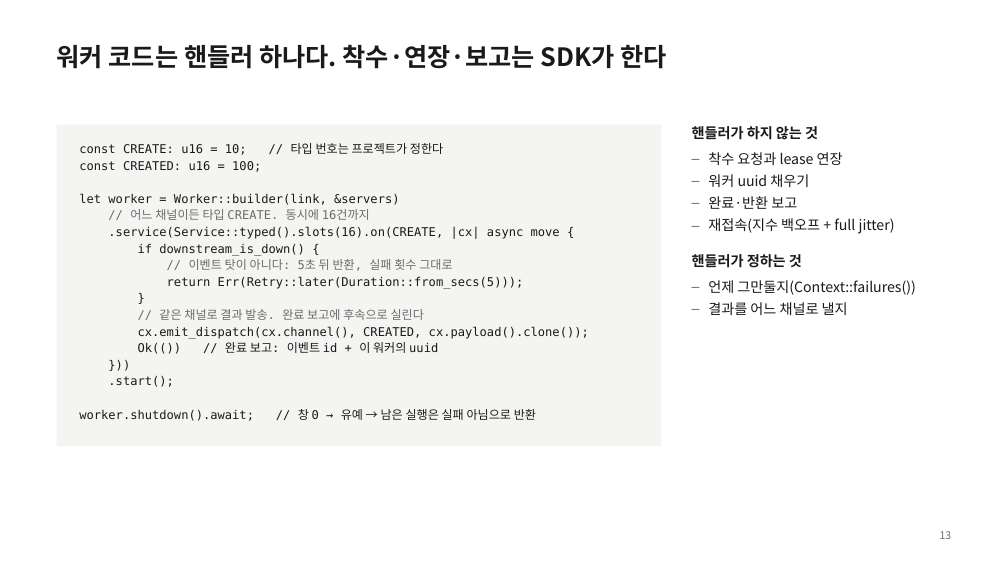
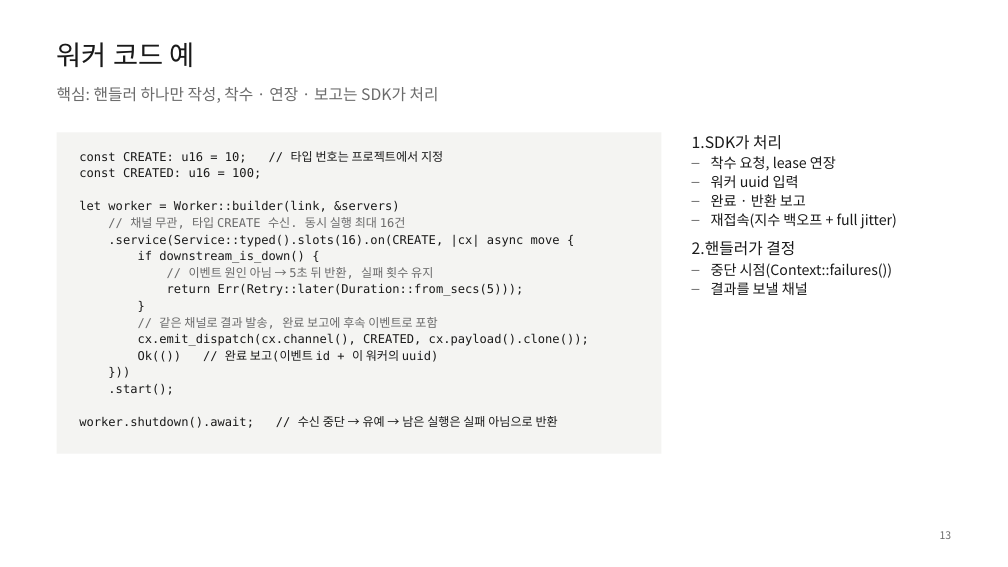
Before and after one commit to hikaMaeng/ruvent, a slide deck: slide 13 of docs/intro/ruvent-intro.pptx. Drawn at 1008x567 pixels with LibreOffice and Linux fonts; fonts in the diff are those of the drawing. Boxes give left, top, right and bottom in pixels: in the first picture for what was removed or moved away, otherwise in the second. Text is boxed around its words. In the diff, an @@ line names an element or a change of style, - is before the commit and + after.

```diff
--- a/docs/intro/ruvent-intro.pptx
+++ b/docs/intro/ruvent-intro.pptx
@@ text added at [57, 42, 194, 67], 26 pt, text #1A1A1A @@
+워커 코드 예
@@ text at [57, 87, 439, 103]: text changed; size 24 to 15 pt; text colour #1A1A1A to #6B6B6B; bold off @@
-워커 코드는 핸들러 하나다. 착수·연장·보고는 SDK가 한다
+핵심: 핸들러 하나만 작성, 착수 · 연장 · 보고는 SDK가 처리
@@ rectangle "const CREATE: u16 = 10; ...": place and size @@
-rectangle "const CREATE: u16 = 10; ..." at [57, 125, 662, 446]
+rectangle "const CREATE: u16 = 10; ..." at [57, 132, 662, 454]
@@ text at [692, 135, 836, 207]: text changed @@
-핸들러가 하지 않는 것
-– 착수 요청과 lease 연장
-– 워커 uuid 채우기
-– 완료·반환 보고
+1.SDK가 처리
+– 착수 요청, lease 연장
+– 워커 uuid 입력
+– 완료 · 반환 보고
@@ text "1.SDK가 처리": place and size @@
-text "1.SDK가 처리" at [692, 126, 915, 315]
+text "1.SDK가 처리" at [692, 135, 897, 295]
@@ text in rectangle at [79, 151, 443, 163]: text changed @@
-const CREATE: u16 = 10; // 타입 번호는 프로젝트가 정한다
+const CREATE: u16 = 10; // 타입 번호는 프로젝트에서 지정
@@ text in rectangle at [130, 217, 406, 229]: text changed @@
-// 어느 채널이든 타입 CREATE. 동시에 16건까지
+// 채널 무관, 타입 CREATE 수신. 동시 실행 최대 16건
@@ text at [711, 213, 897, 229]: indent changed; less space between paragraphs @@
@@ text in rectangle at [189, 267, 433, 279]: text changed @@
-// 이벤트 탓이 아니다: 5초 뒤 반환, 실패 횟수 그대로
+// 이벤트 원인 아님 → 5초 뒤 반환, 실패 횟수 유지
@@ text at [692, 241, 893, 295]: text changed @@
-핸들러가 정하는 것
-– 언제 그만둘지(Context::failures())
-– 결과를 어느 채널로 낼지
+2.핸들러가 결정
+– 중단 시점(Context::failures())
+– 결과를 보낼 채널
@@ text in rectangle at [159, 317, 437, 329]: text changed @@
-// 같은 채널로 결과 발송. 완료 보고에 후속으로 실린다
+// 같은 채널로 결과 발송, 완료 보고에 후속 이벤트로 포함
@@ text in rectangle at [138, 350, 438, 362]: text changed @@
-Ok(()) // 완료 보고: 이벤트 id + 이 워커의 uuid
+Ok(()) // 완료 보고(이벤트 id + 이 워커의 uuid)
@@ text in rectangle at [79, 416, 558, 428]: text changed @@
-worker.shutdown().await; // 창 0 → 유예 → 남은 실행은 실패 아님으로 반환
+worker.shutdown().await; // 수신 중단 → 유예 → 남은 실행은 실패 아님으로 반환
```
Also in this commit, not shown: 17 other slides changed, 2 other files.
